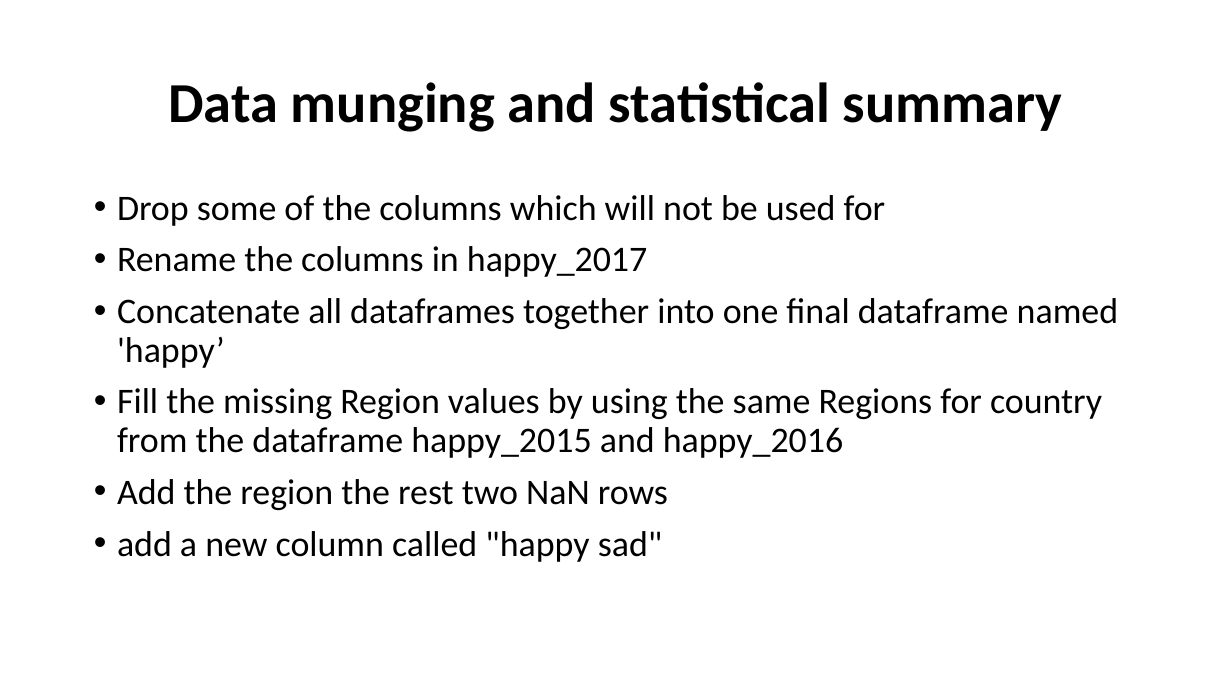
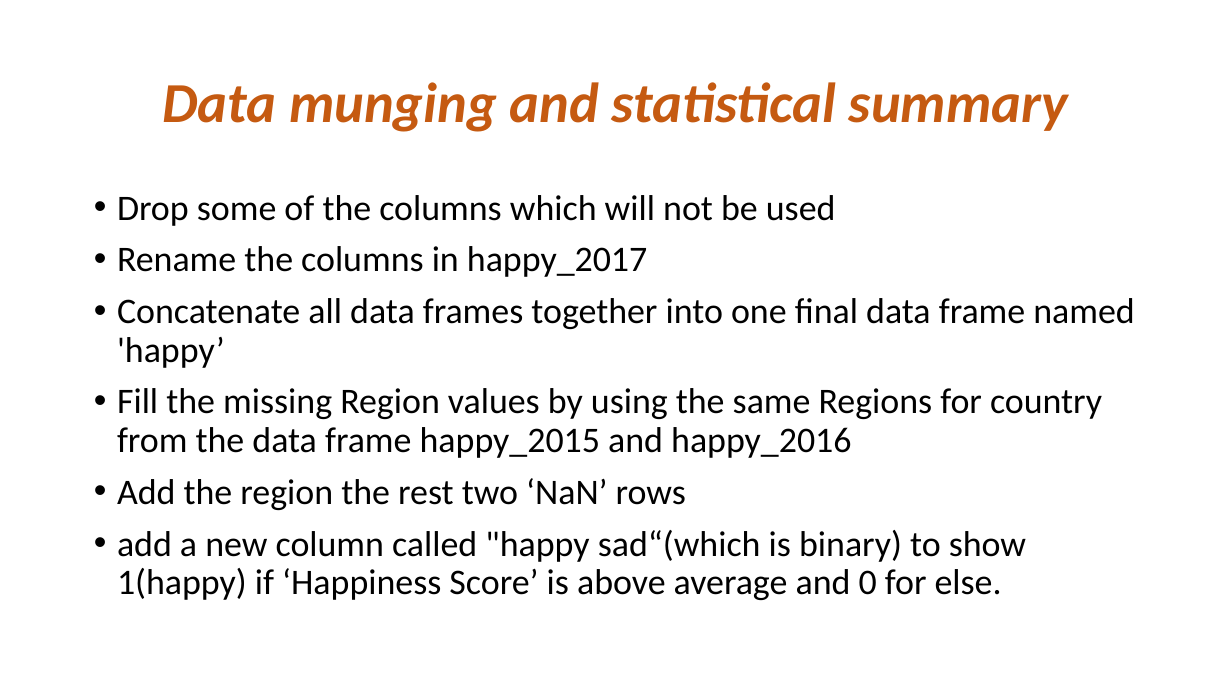
Before and after one commit to wqx13579/Happiness, a slide deck: slide 3 of Final_presentation.pptx. Drawn at 1232x693 pixels with LibreOffice and Linux fonts; fonts in the diff are those of the drawing. Boxes give left, top, right and bottom in pixels: in the first picture for what was removed or moved away, otherwise in the second. Text is boxed around its words. In the diff, an @@ line names an element or a change of style, - is before the commit and + after.

```diff
--- a/Final_presentation.pptx
+++ b/Final_presentation.pptx
@@ title "Data munging and statistical summary" at [162, 82, 1068, 132]: text colour #000000 to #C55A11, italic on @@
@@ text at [117, 195, 836, 226]: text changed @@
-• Drop some of the columns which will not be used for
+• Drop some of the columns which will not be used
@@ text at [117, 298, 1134, 600]: text changed @@
-• Concatenate all dataframes together into one final dataframe named 'happy’
-• Fill the missing Region values by using the same Regions for country from the dataframe happy_2015 and happy_2016
-• Add the region the rest two NaN rows
-• add a new column called "happy sad"
+• Concatenate all data frames together into one final data frame named 'happy’
+• Fill the missing Region values by using the same Regions for country from the data frame happy_2015 and happy_2016
+• Add the region the rest two ‘NaN’ rows
+• add a new column called "happy sad“(which is binary) to show 1(happy) if ‘Happiness Score’ is above average and 0 for else.
```
Also in this commit, not shown: 13 other slides changed, 2 slides added, 3 other files.
